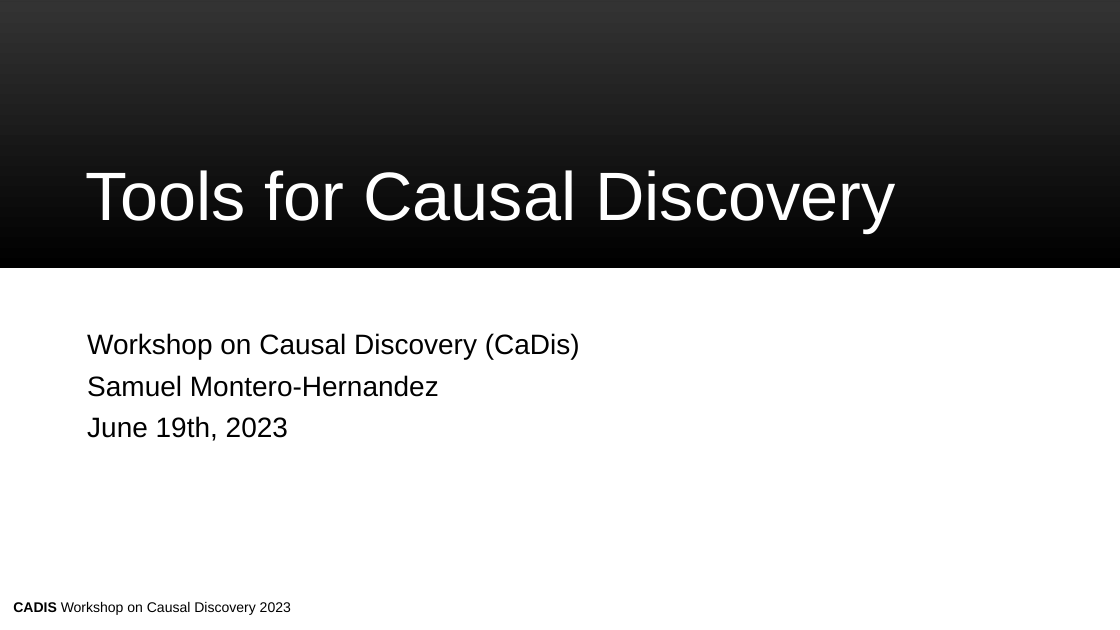
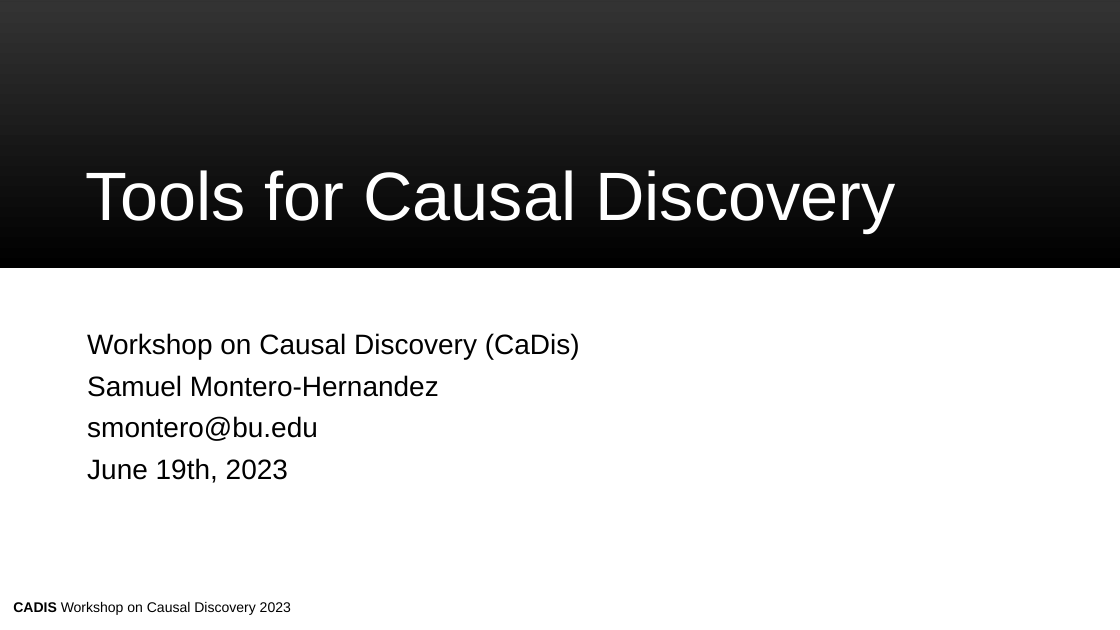
Before and after one commit to smonterohdz/cadis2023, a slide deck: slide 1 of Tools_for_causal_discovery.pptx. Drawn at 1120x630 pixels with LibreOffice and Linux fonts; fonts in the diff are those of the drawing; background and template pictures are left out. Boxes give left, top, right and bottom in pixels: in the first picture for what was removed or moved away, otherwise in the second. Text is boxed around its words. In the diff, an @@ line names an element or a change of style, - is before the commit and + after.

Commit message:
updating the slides

```diff
--- a/Tools_for_causal_discovery.pptx
+++ b/Tools_for_causal_discovery.pptx
@@ subtitle at bbox=[87, 416, 318, 441]: paragraph added @@
+smontero@bu.edu
```
Also in this commit, not shown: 1 slide added.
